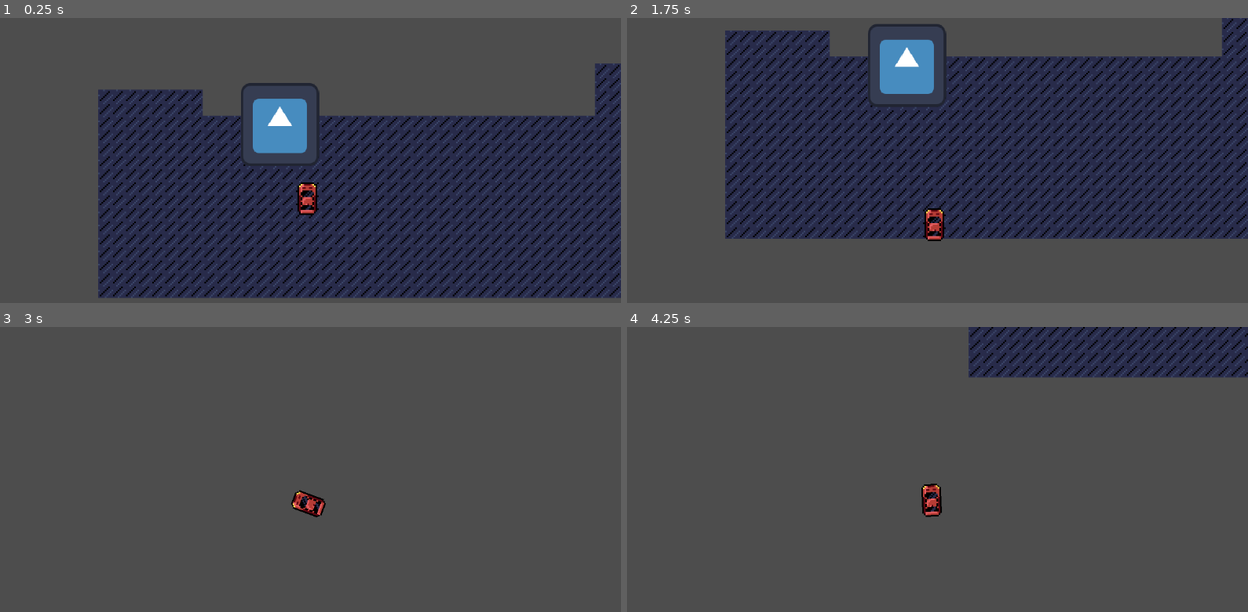
Above: before the commit, frames 1-4 (two rows, left to right).
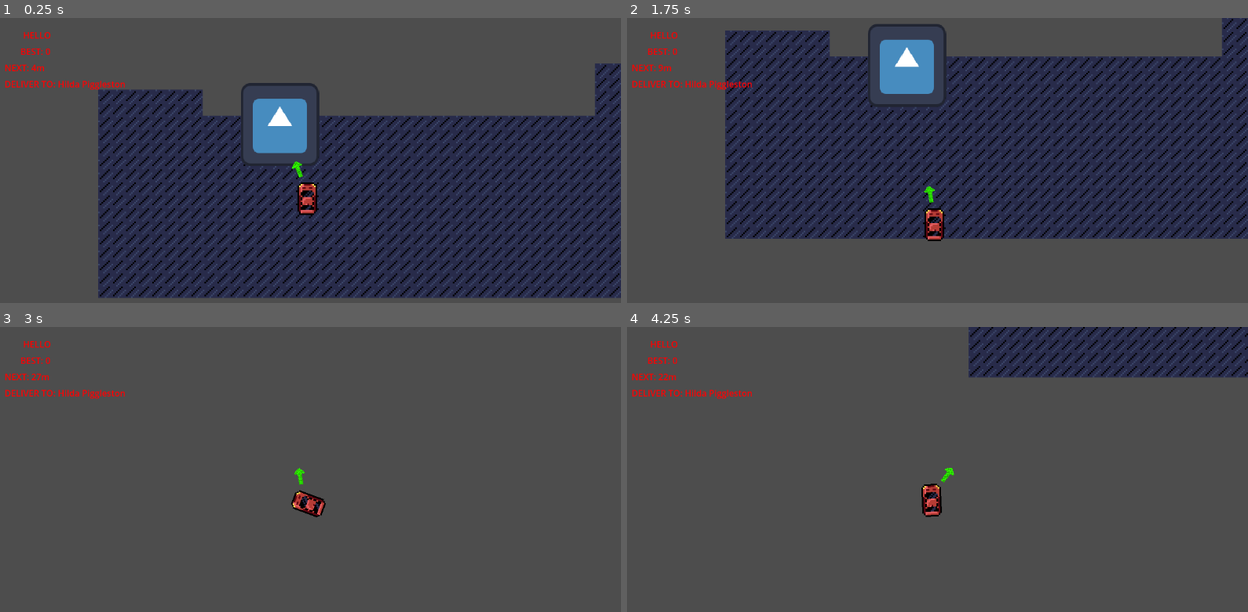
Above: after the commit, the same moments.

Repository: noacra33/PizzaDeliveryDTEGame26
Game: Godot game, scene res://tile_map_layer.tscn
Same seed, same stepped clock (60 frames per second), same inputs: the game is played once before the commit and once after it. The engine's default icon, where the game draws it, is replaced by a stand-in: a white triangle on a blue panel in a dark square.
Inputs:
- Up to frame 1 (0.25 s): no input
- Up to frame 2 (1.75 s): tap Enter at 0.5 s; hold A (right) 0.53-1.28 s; tap Space (throw_pizza) at 0.6, 1.25, 1.35 s; hold S (brake) from 1.28 s (still down)
- Up to frame 3 (3 s): release S (brake) at 2.03 s; hold A (right) 2.03-2.78 s; tap Space (throw_pizza) at 2.1, 2.85 s; hold W (accelerate) from 2.78 s (still down)
- Up to frame 4 (4.25 s): release W (accelerate) at 3.53 s; hold D (left) from 3.53 s (still down); tap Space (throw_pizza) at 3.6 s

The runs differ from the first frame. In frame 1, 0.5% of the frame differs, in the area x 0-49%, y 4-57%; in frame 2, 0.5%; in frame 3, 0.5%; in frame 4, 0.5%, in the area x 0-53%, y 4-55%.

Commit message:
Arrow and UI bugfix

Diff:
--- a/car.tscn
+++ b/car.tscn
@@ -2,6 +2,8 @@
 
 [ext_resource type="Script" uid="uid://c40lyvjoi44py" path="res://character_body_2d.gd" id="1_uoj53"]
 [ext_resource type="Texture2D" uid="uid://ce422ofj7klpi" path="res://Fast Fury Assets/Fast Fury Assets/Vehicles/Racing Cars/racing_cars_red.png" id="2_k61xc"]
+[ext_resource type="Script" uid="uid://ghsvd01yxvyx" path="res://delivery_arrow.gd" id="3_06lh1"]
+[ext_resource type="Texture2D" uid="uid://drtdc84jeinu6" path="res://New Piskel (12).png" id="4_td361"]
 
 [sub_resource type="AtlasTexture" id="AtlasTexture_06lh1"]
 atlas = ExtResource("2_k61xc")
@@ -32,3 +34,11 @@
 [node name="CollisionShape2D" type="CollisionShape2D" parent="." unique_id=1267337997]
 position = Vector2(0, 3)
 shape = SubResource("CapsuleShape2D_72krn")
+
+[node name="DeliveryArrow" type="Node2D" parent="." unique_id=89182927]
+script = ExtResource("3_06lh1")
+
+[node name="Sprite2D" type="Sprite2D" parent="DeliveryArrow" unique_id=499074310]
+position = Vector2(1, -15)
+scale = Vector2(0.5, 0.5)
+texture = ExtResource("4_td361")
--- /dev/null
+++ b/delivery_arrow.gd
@@ -0,0 +1,12 @@
+extends Node2D
+
+var target: Node2D = null
+var car: Node2D = null
+
+func _ready() -> void:
+	car = get_parent()
+
+func _process(delta: float) -> void:
+	if target != null and is_instance_valid(target) and car != null:
+		var direction = target.global_position - car.global_position
+		rotation = direction.angle() - car.rotation + PI / 2
--- a/main.gd
+++ b/main.gd
@@ -20,21 +20,18 @@
 
 
 @onready var camera           = $Car/Camera2D
-@onready var score_label      = $CanvasLayer/ScoreDisplay/ScoreLabel
-@onready var high_score_label = $CanvasLayer/ScoreDisplay/HighScoreLabel
-
-
+@onready var score_label      = $CanvasLayer/ScoreLabel
+@onready var high_score_label = $CanvasLayer/HighScoreLabel
+@onready var delivery_arrow  = $Car/DeliveryArrow
+@onready var distance_label  = $CanvasLayer/DistanceLabel
 @onready var spawn_points_node = $SpawnPoints
-
+@onready var customer_label = $CanvasLayer/CustomerLabel
 func _get_spawn_positions() -> Array:
 	var positions = []
 	for child in spawn_points_node.get_children():
 		positions.append(child.global_position)
 	return positions
 func _update_score_display() -> void:
-	print("updating score display, score: ", score)
-	print("score label: ", score_label)
-	print("high score label: ", high_score_label)
 	score_label.text      = "SCORE: %d" % score
 	high_score_label.text = "BEST: %d" % Names.high_score
 func _on_pizza_delivered(customer_name: String) -> void:
@@ -86,6 +83,10 @@
 	progress_bar.value = 0
 	_update_score_display()
 	spawn_delivery_markers()
+	var test_label = get_node("CanvasLayer/ScoreLabel")
+	print("test label: ", test_label)
+	test_label.text = "HELLO"
+	print("text set to: ", test_label.text)
 
 func spawn_delivery_markers() -> void:
 	var points = _get_spawn_positions()
@@ -98,3 +99,20 @@
 	marker.global_position = points[0]
 	marker.pizza_delivered.connect(_on_pizza_delivered)
 	markers_node.add_child(marker)
+
+func _process(delta: float) -> void:
+	_update_arrow()
+
+func _update_arrow() -> void:
+	var markers = markers_node.get_children()
+	if markers.size() == 0:
+		distance_label.text = ""
+		customer_label.text = ""
+		return
+
+	var marker = markers[0]
+	delivery_arrow.target = marker
+
+	var distance = $Car.global_position.distance_to(marker.global_position)
+	distance_label.text  = "NEXT: %dm" % int(distance / 10)
+	customer_label.text  = "DELIVER TO: %s" % marker.customer_name
--- a/tile_map_layer.tscn
+++ b/tile_map_layer.tscn
@@ -1508,26 +1508,41 @@
 
 [node name="CanvasLayer" type="CanvasLayer" parent="." unique_id=786121978]
 
-[node name="ScoreDisplay" type="VBoxContainer" parent="CanvasLayer" unique_id=186032194]
-anchors_preset = -1
-anchor_right = 0.043
-offset_left = -190.0
-offset_top = -108.0
-offset_right = -154.53601
-offset_bottom = -58.0
-
-[node name="ScoreLabel" type="Label" parent="CanvasLayer/ScoreDisplay" unique_id=1182921770]
-layout_mode = 2
-horizontal_alignment = 2
-
-[node name="HighScoreLabel" type="Label" parent="CanvasLayer/ScoreDisplay" unique_id=386388721]
-layout_mode = 2
-horizontal_alignment = 2
-
 [node name="ProgressBar" type="ProgressBar" parent="CanvasLayer" unique_id=828966015]
 offset_left = 112.0
 offset_top = -105.0
 offset_right = 189.0
 offset_bottom = -78.0
 
+[node name="ScoreLabel" type="Label" parent="CanvasLayer" unique_id=1182921770]
+offset_left = 20.0
+offset_top = 20.0
+offset_right = 105.0
+offset_bottom = 43.0
+theme_override_colors/font_color = Color(1, 0, 0, 1)
+text = "Test"
+horizontal_alignment = 2
+
+[node name="HighScoreLabel" type="Label" parent="CanvasLayer" unique_id=386388721]
+offset_left = 20.0
+offset_top = 50.0
+offset_right = 105.0
+offset_bottom = 73.0
+theme_override_colors/font_color = Color(1, 0, 0.011764706, 1)
+horizontal_alignment = 2
+
+[node name="DistanceLabel" type="Label" parent="CanvasLayer" unique_id=176887108]
+offset_left = 20.0
+offset_top = 80.0
+offset_right = 60.0
+offset_bottom = 103.0
+theme_override_colors/font_color = Color(1, 0.007843138, 0, 1)
+
+[node name="CustomerLabel" type="Label" parent="CanvasLayer" unique_id=628746413]
+offset_left = 20.0
+offset_top = 110.0
+offset_right = 60.0
+offset_bottom = 133.0
+theme_override_colors/font_color = Color(0.99215686, 0.011764706, 0.019607844, 1)
+
 [node name="DeliveryMarkers" type="Node2D" parent="." unique_id=1584698029]
Binary file added: New Piskel (12).png
Not shown, added: New Piskel (12).png.import
Not shown, added: delivery_arrow.gd.uid
